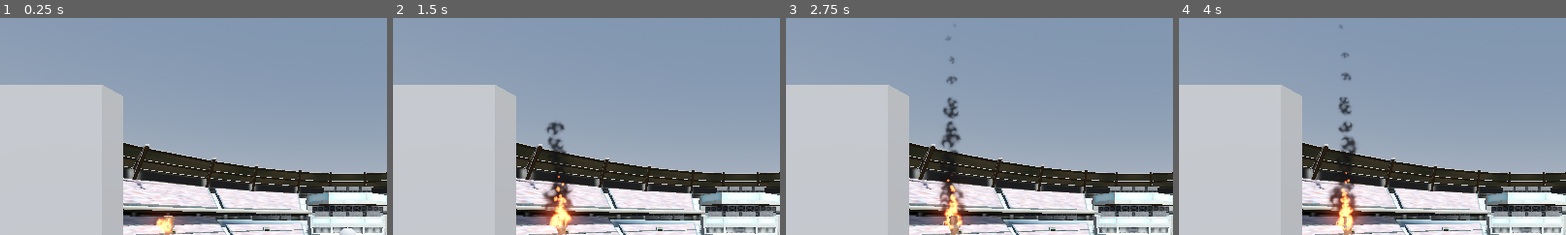
Above: before the commit, frames 1-4 (left to right).
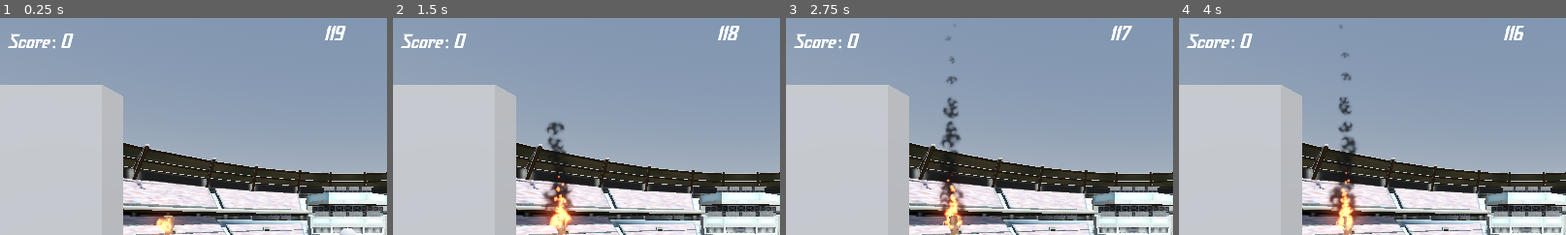
Above: after the commit, the same moments.

Repository: Nah700/TorchesFall
Game: Godot game, scene res://node_3d.tscn
Same seed, same stepped clock (60 frames per second), same inputs: the game is played once before the commit and once after it.
Inputs:
- Up to frame 1 (0.25 s): no input
- Up to frame 2 (1.5 s): hold D (move_right) 0.53-1.28 s; tap Space (jump) at 0.77 s; hold A (move_left) from 1.28 s (still down)
- Up to frame 3 (2.75 s): tap Space (jump) at 1.52 s; release A (move_left) at 2.03 s; hold D (move_right) from 2.03 s (still down)
- Up to frame 4 (4 s): tap Space (jump) at 3.02, 3.77 s; release D (move_right) at 3.53 s; hold A (move_left) from 3.53 s (still down)
The pictures show only the part of the screen within x 5-55%, y 3-53%; the shares and areas given below are measured in that part.

The runs differ from the first frame. In frame 1, 0.7% of the frame differs, in the area x 2-90%, y 3-15%; in frame 2, 0.7%; in frame 3, 0.6%; in frame 4, 0.7%.

Commit message:
[ADD]HUD

Diff:
--- a/FireShader.tres
+++ b/FireShader.tres
@@ -174,7 +174,6 @@
 
 }
 "
-graph_offset = Vector2(-344.564, -515.702)
 nodes/vertex/2/node = SubResource("VisualShaderNodeBillboard_3y2cp")
 nodes/vertex/2/position = Vector2(40, 320)
 nodes/vertex/connections = PackedInt32Array(2, 0, 0, 10)
--- a/node_3d.gd
+++ b/node_3d.gd
@@ -1,6 +1,10 @@
 extends Node3D
 
+var score = 0
 @export var mob_scene: PackedScene
+@onready var scoreLabel = $CanvasLayer/GameUI/Score
+@onready var timerLabel = $CanvasLayer/GameUI/Timer
+
 
 # Called when the node enters the scene tree for the first time.
 func _ready():
@@ -9,7 +13,9 @@
 
 # Called every frame. 'delta' is the elapsed time since the previous frame.
 func _process(delta):
-	pass
+	var time = $GameTime.time_left
+	timerLabel.text = "%d" % int(time)
+
 
 func _on_mob_timer_timeout():
 	var mob = mob_scene.instantiate()
@@ -26,11 +32,17 @@
 
 func _on_despawn_area_body_entered(body): #décrémenation
 	if body.is_in_group("mobs"):
+		score -= 1
+		if score < 0:
+			score = 0
+		scoreLabel.text = "Score: %d" % score
 		body.queue_free()
 
 
 func _on_detection_area_body_entered(body): #incrémentation
 	if body.is_in_group("mobs"):
+		score += 1
+		scoreLabel.text = "Score: %d" % score
 		body.queue_free()
 
 
--- a/node_3d.tscn
+++ b/node_3d.tscn
@@ -9,6 +9,7 @@
 [ext_resource type="Texture2D" uid="uid://c37lkl1itsksr" path="res://Texture/Flame01.png" id="4_rm1fs"]
 [ext_resource type="Texture2D" uid="uid://bwcy5q81md2t1" path="res://Texture/Flame02.png" id="5_ath8g"]
 [ext_resource type="PackedScene" uid="uid://bjo77wuav1rav" path="res://Models/ps1psx_wooden_torch/scene.gltf" id="7_cv4og"]
+[ext_resource type="FontFile" uid="uid://deqw22jsdlnxf" path="res://Font/Dash-Horizon-Demo.otf" id="10_okwro"]
 
 [sub_resource type="ProceduralSkyMaterial" id="ProceduralSkyMaterial_di88p"]
 sky_horizon_color = Color(0.64625, 0.65575, 0.67075, 1)
@@ -349,6 +350,14 @@
 [sub_resource type="BoxShape3D" id="BoxShape3D_7hjpx"]
 size = Vector3(27, 1, 1.5)
 
+[sub_resource type="LabelSettings" id="LabelSettings_jvhwn"]
+font = ExtResource("10_okwro")
+font_size = 50
+
+[sub_resource type="LabelSettings" id="LabelSettings_vgsyb"]
+font = ExtResource("10_okwro")
+font_size = 50
+
 [node name="World" type="Node3D"]
 script = ExtResource("1_1y20t")
 mob_scene = ExtResource("2_74pm2")
@@ -612,6 +621,39 @@
 wait_time = 120.0
 autostart = true
 
+[node name="CanvasLayer" type="CanvasLayer" parent="."]
+
+[node name="GameUI" type="Control" parent="CanvasLayer"]
+layout_mode = 3
+anchors_preset = 0
+offset_right = 1920.0
+offset_bottom = 1069.0
+
+[node name="Score" type="Label" parent="CanvasLayer/GameUI"]
+layout_mode = 0
+offset_left = 117.0
+offset_top = 71.0
+offset_right = 300.0
+offset_bottom = 138.0
+text = "Score: 0"
+label_settings = SubResource("LabelSettings_jvhwn")
+
+[node name="Timer" type="Label" parent="CanvasLayer/GameUI"]
+layout_mode = 1
+anchors_preset = -1
+anchor_left = 0.5
+anchor_top = 0.068
+anchor_right = 0.5
+anchor_bottom = 0.068
+offset_left = -57.5
+offset_top = -18.692
+offset_right = 57.5
+offset_bottom = 36.308
+grow_horizontal = 2
+text = "
+"
+label_settings = SubResource("LabelSettings_vgsyb")
+
 [connection signal="body_entered" from="Player/DetectionArea" to="." method="_on_detection_area_body_entered"]
 [connection signal="body_entered" from="DespawnArea" to="." method="_on_despawn_area_body_entered"]
 [connection signal="timeout" from="MobTimer" to="." method="_on_mob_timer_timeout"]
Binary file added: Font/Dash-Horizon-Demo.otf
Not shown, added: Font/Dash-Horizon-Demo.otf.import
Not shown: 1 places in node_3d.tscn that only renumber resources
